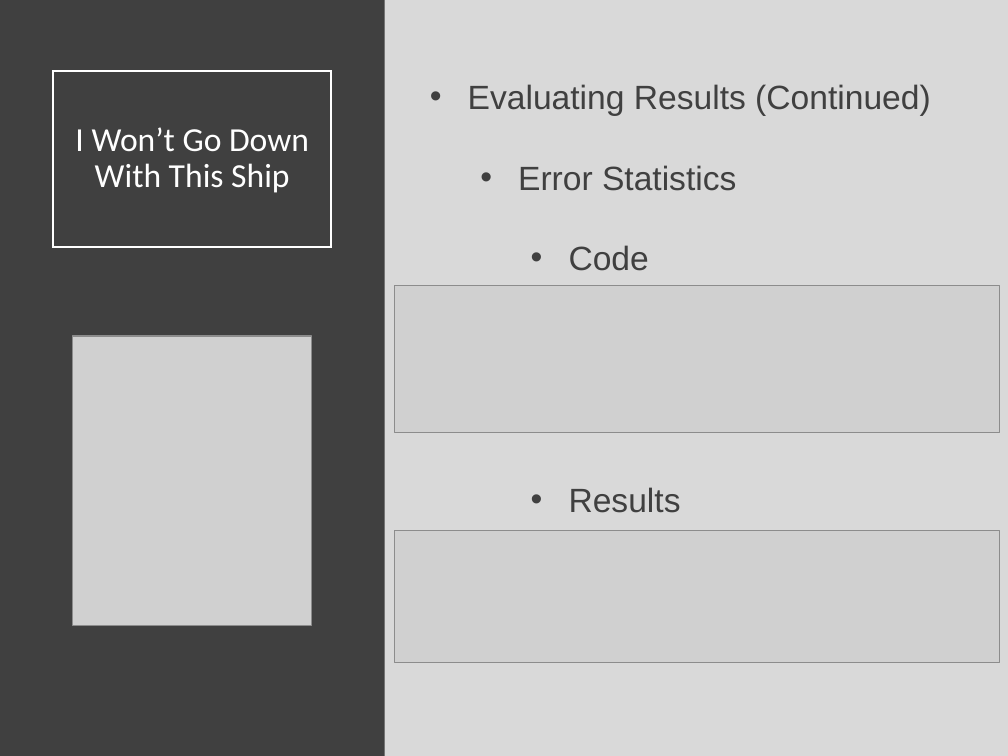
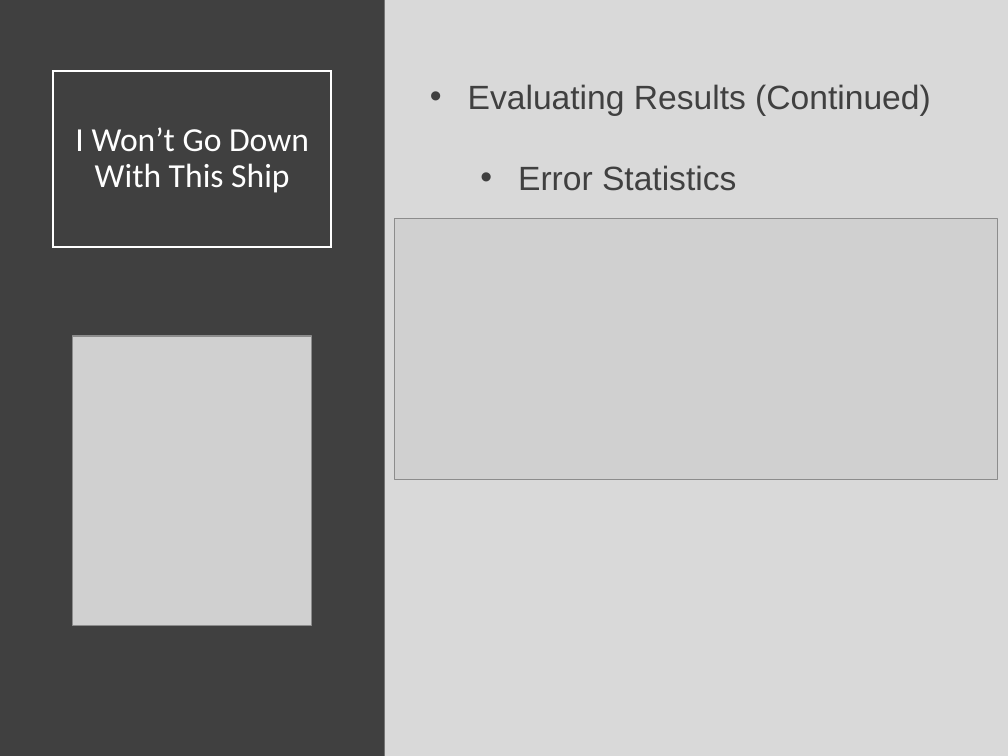
Before and after one commit to SuperMarioGiacomazzo/STOR320_WEBSITE, a slide deck: slide 29 of Lecture/Modeling 6/Modeling_6_Lecture.pptx. Drawn at 1008x756 pixels with LibreOffice and Linux fonts; fonts in the diff are those of the drawing; grey boxes stand for pictures. Boxes give left, top, right and bottom in pixels: in the first picture for what was removed or moved away, otherwise in the second. Text is boxed around its words. In the diff, an @@ line names an element or a change of style, - is before the commit and + after.

```diff
--- a/Lecture/Modeling 6/Modeling_6_Lecture.pptx
+++ b/Lecture/Modeling 6/Modeling_6_Lecture.pptx
@@ picture: place and size @@
-picture at (394, 285, 1000, 432)
+picture at (395, 219, 998, 479)
@@ text at (569, 245, 681, 513): paragraphs removed @@
-    • Code
-    • Results
@@ picture removed at (394, 530, 1000, 662) @@
```
Also in this commit, not shown: 2 other slides changed, 3 other files.
